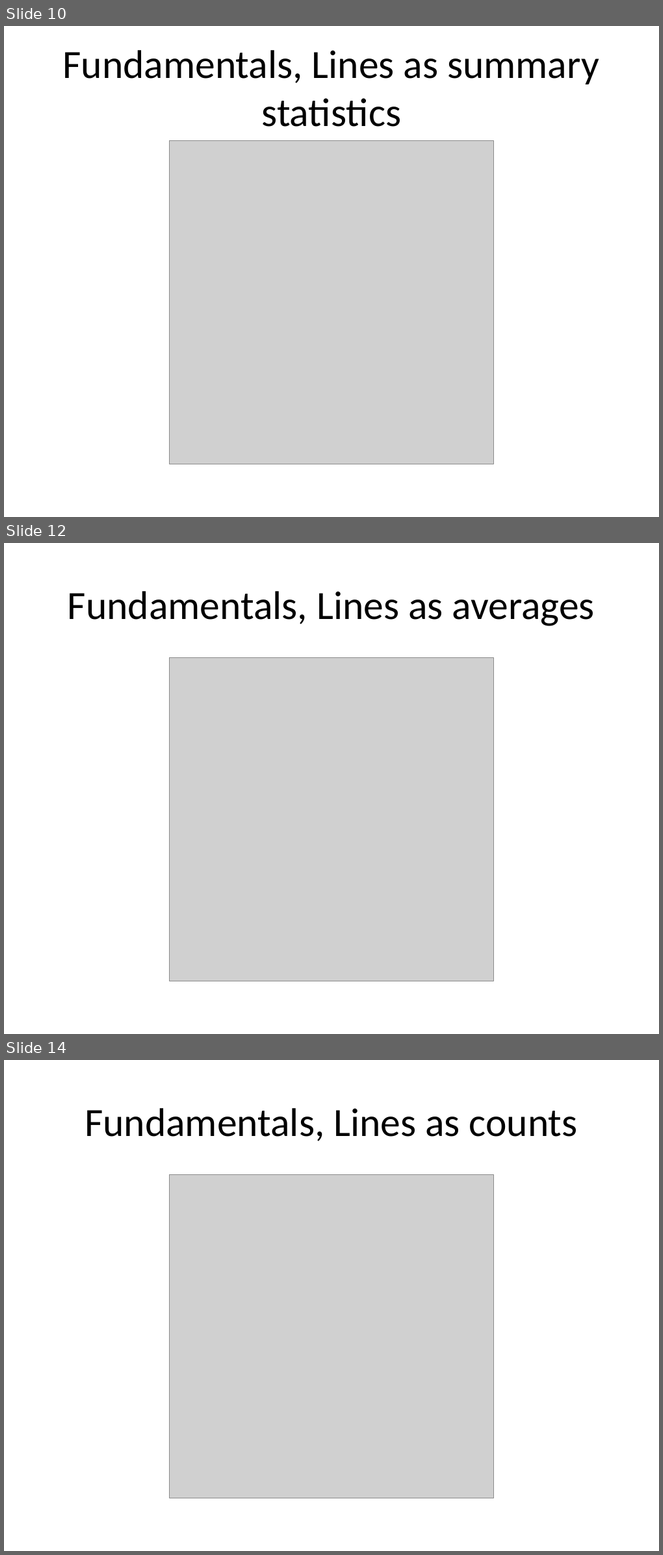
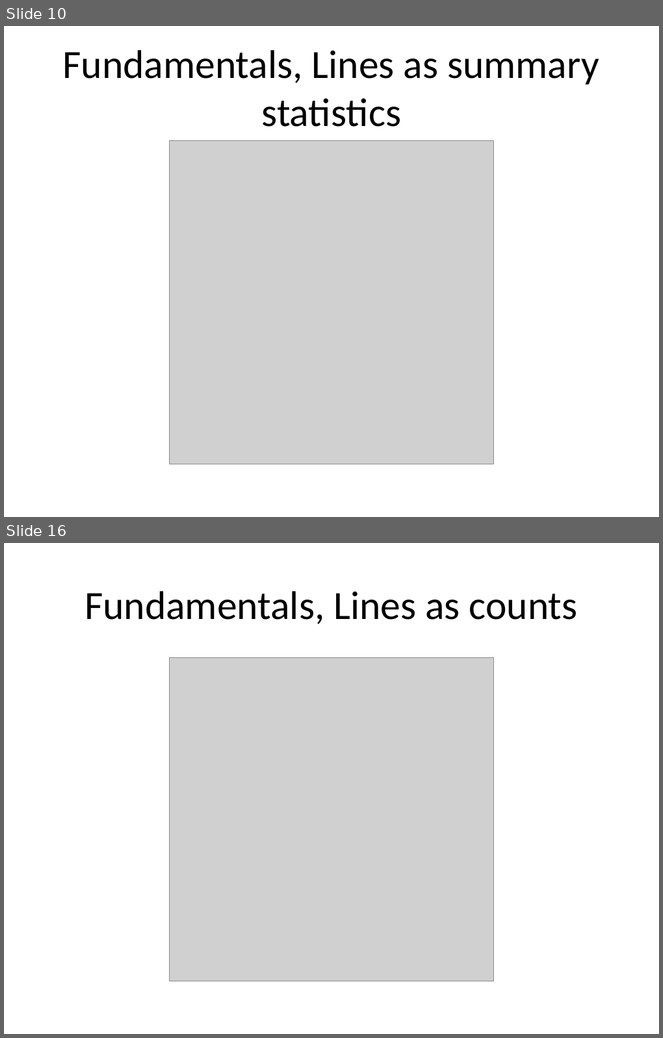
Before and after one commit to pmean/data-visualization, a slide deck: data-viz-03/component/fundamentals.pptx. Shown one above the other, each under a label of ours: slides 10, 12 and 14 before the commit, slides 10 and 16 after it; the slides between them are not shown. The pictures are 663x1555 and 663x1038 pixels, drawn with LibreOffice and Linux fonts; fonts in the diff are those of the drawing; grey boxes stand for pictures. Boxes give left, top, right and bottom in pixels: in the first picture for what was removed or moved away, otherwise in the second. Text is boxed around its words. In the diff, an @@ line names an element or a change of style, - is before the commit and + after.

```diff
--- a/data-viz-03/component/fundamentals.pptx
+++ b/data-viz-03/component/fundamentals.pptx
@@ slide 12 removed at box(4, 543, 659, 1034), background #FFFFFF @@
@@ title removed at box(68, 591, 595, 626) @@
-Fundamentals, Lines as averages
@@ picture removed at box(170, 657, 493, 981) @@
@@ what was slide 14 is now slide 16 @@
```
Also in this commit, not shown: 2 slides changed, 3 slides added, 21 other files.
